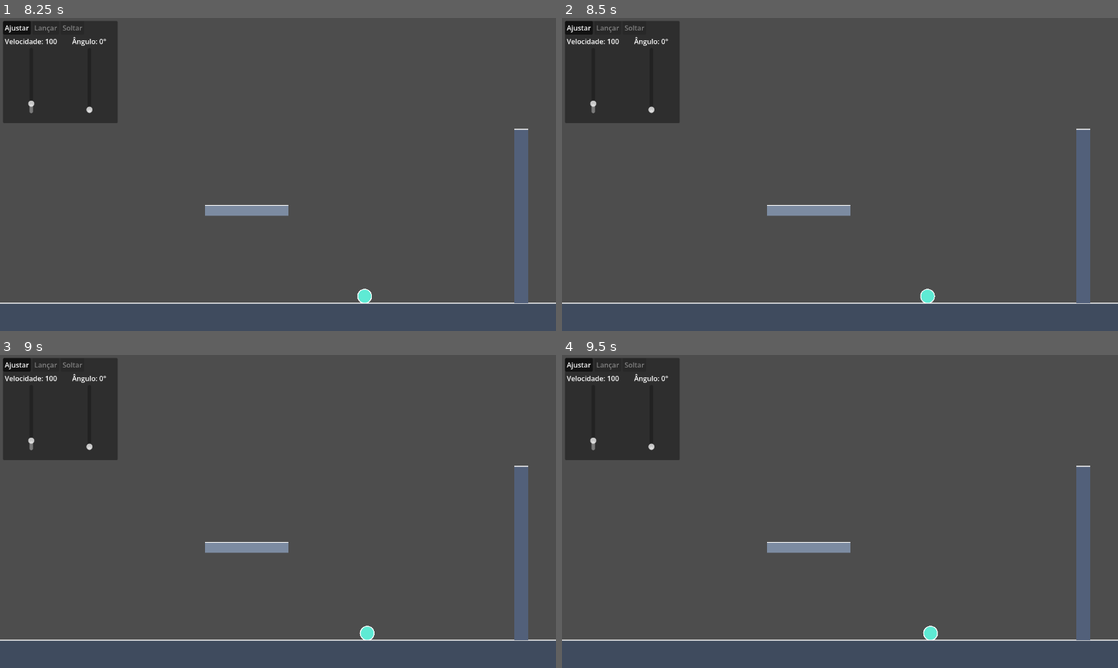
Above: before the commit, frames 1-4 (two rows, left to right).
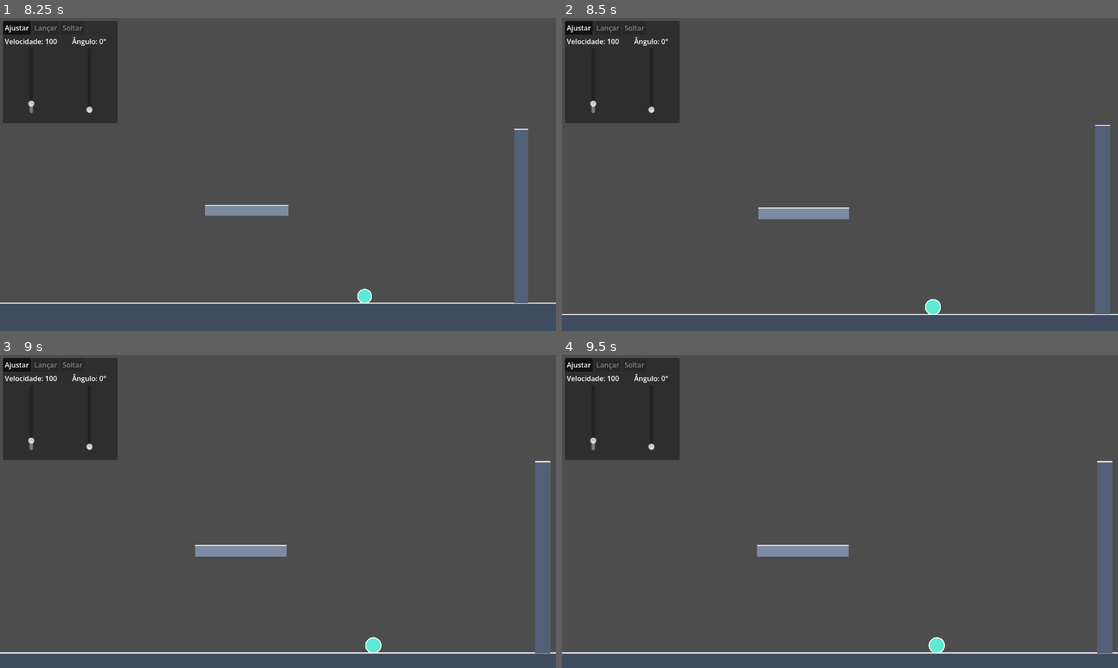
Above: after the commit, the same moments.

Repository: Px1906/Kinema
Game: Godot game, scene res://scenes/levels/surfaces_test.tscn
Two runs of this game, one before a commit and one after it. Both use one fixed random seed, a clock stepped at 60 frames per second and the inputs below.
Inputs (mouse positions are in pixels of both pictures, inside the frame that each line leads up to):
- Up to frame 1 (8.25 s): click "Ajustar" at 0.5 s; click "Lançar" at 1.25 s; click "Ajustar" at 2 s; click "Ajustar" at 2.75 s; drag from (250, 171) to (455, 171) at 3.52 s; drag from (166, 190) to (455, 171) at 4.27 s; move the mouse to (333, 105) at 5.02 s; hold Mouse wheel down (zoom_out, bound only after the commit) 5.03-5.75 s; click (333, 105) at 5.17 s; right-click (333, 105) at 5.3 s; drag from (250, 237) to (111, 127) at 5.77 s; tap Enter at 6.5 s; move the mouse to (444, 221) at 6.52 s; hold Right mouse button (camera_pan, bound only after the commit) 6.53-7.25 s; click (444, 221) at 6.67 s; tap Mouse wheel down (zoom_out, bound only after the commit) at 6.8 s; drag from (111, 127) to (455, 171) at 7.27 s; tap Space (launch) at 8 s; move the mouse to (305, 174) at 8.02 s; hold Mouse wheel down (zoom_out, bound only after the commit) from 8.03 s (still down); click (305, 174) at 8.17 s
- Up to frame 2 (8.5 s): keep holding Mouse wheel down (zoom_out, bound only after the commit); tap Mouse wheel up (zoom_in, bound only after the commit) at 8.3 s
- Up to frame 3 (9 s): release Mouse wheel down (zoom_out, bound only after the commit) at 8.75 s; drag from (194, 433) to (166, 527) at 8.77 s
- Up to frame 4 (9.5 s): no input

Frame 1 is identical in both runs. In frame 2, 4.5% of the frame differs, in the area x 0-100%, y 34-95%; in frame 3, 4.8%; in frame 4, 4.8%, in the area x 0-100%, y 33-96%.

Commit message:
feat(camera): controlar zoom com a roda do mouse e arrastar com o botão direito
- Zoom suave com limites; centrado na bola ao segui-la e no cursor com a
  câmera solta. O zoom mínimo se ajusta para não mostrar fora da fase.
- Arrastar com o botão direito solta a câmera da bola, limitada ao level_bounds.
- A câmera volta a seguir a bola ao lançar (follow_target) e no reset.
- Ações zoom_in, zoom_out e camera_pan no InputMap.

Co-Authored-By: Claude Opus 5.5 <noreply@anthropic.com>

Diff:
--- a/project.godot
+++ b/project.godot
@@ -35,3 +35,18 @@
 "events": [Object(InputEventKey,"resource_local_to_scene":false,"resource_name":"","device":-1,"window_id":0,"alt_press …(191 unchanged characters)…
 ]
 }
+zoom_in={
+"deadzone": 0.5,
+"events": [Object(InputEventMouseButton,"resource_local_to_scene":false,"resource_name":"","device":-1,"window_id":0,"alt_pressed":false,"shift_pressed":false,"ctrl_pressed":false,"meta_pressed":false,"button_mask":0,"position":Vector2(0, 0),"global_position":Vector2(0, 0),"factor":1.0,"button_index":4,"canceled":false,"pressed":false,"double_click":false,"script":null)
+]
+}
+zoom_out={
+"deadzone": 0.5,
+"events": [Object(InputEventMouseButton,"resource_local_to_scene":false,"resource_name":"","device":-1,"window_id":0,"alt_pressed":false,"shift_pressed":false,"ctrl_pressed":false,"meta_pressed":false,"button_mask":0,"position":Vector2(0, 0),"global_position":Vector2(0, 0),"factor":1.0,"button_index":5,"canceled":false,"pressed":false,"double_click":false,"script":null)
+]
+}
+camera_pan={
+"deadzone": 0.5,
+"events": [Object(InputEventMouseButton,"resource_local_to_scene":false,"resource_name":"","device":-1,"window_id":0,"alt_pressed":false,"shift_pressed":false,"ctrl_pressed":false,"meta_pressed":false,"button_mask":0,"position":Vector2(0, 0),"global_position":Vector2(0, 0),"factor":1.0,"button_index":2,"canceled":false,"pressed":false,"double_click":false,"script":null)
+]
+}
--- a/scripts/gameplay/follow_camera.gd
+++ b/scripts/gameplay/follow_camera.gd
@@ -5,12 +5,33 @@
 ## Roda no passo de física, junto com o Player (RigidBody2D), para não tremer.
 ## Quem teleporta o alvo (ex.: reset da tentativa) chama snap_to_target() para a câmera
 ## pular junto em vez de deslizar. Os limites vêm do LevelController (level_bounds).
+##
+## O jogador controla a câmera com as ações do InputMap:
+## - "zoom_in" / "zoom_out" (roda do mouse): zoom. Seguindo o alvo, o zoom é centrado
+##   nele; com a câmera solta, o ponto sob o mouse fica parado.
+## - "camera_pan" (botão direito): arrastar solta a câmera do alvo. Ela volta a seguir
+##   quando alguém chama follow_target() (ex.: ao lançar) ou snap_to_target().
 
 @export var target: Node2D
+
+@export_category("Zoom")
+@export_range(0.1, 1.0, 0.05) var min_zoom: float = 0.5
+@export_range(1.0, 8.0, 0.1) var max_zoom: float = 3.0
+## Quanto cada passo da roda multiplica (ou divide) o zoom.
+@export_range(1.01, 2.0, 0.01) var zoom_step: float = 1.1
+## Velocidade da animação do zoom (maior = mais rápido). 0 aplica o zoom na hora.
+@export_range(0.0, 30.0, 0.5) var zoom_smoothing: float = 12.0
+
+var _following := true
+var _panning := false
+var _target_zoom := 1.0
+var _zoom_anchor := Vector2.ZERO
 
 
 func _ready() -> void:
 	process_callback = Camera2D.CAMERA2D_PROCESS_PHYSICS
+	_target_zoom = clampf(zoom.x, min_zoom, max_zoom)
+	zoom = Vector2.ONE * _target_zoom
 	if not is_instance_valid(target):
 		push_warning("FollowCamera: assign the 'Target' property in the Inspector.")
 		set_physics_process(false)
@@ -24,13 +45,117 @@
 		set_physics_process(false)
 		return
 
-	global_position = target.global_position
+	if _following:
+		global_position = target.global_position
 
 
-## Move a câmera direto para o alvo, sem a suavização.
+func _process(delta: float) -> void:
+	var current_zoom := zoom.x
+	if is_equal_approx(current_zoom, _target_zoom):
+		return
+
+	var next_zoom := _target_zoom
+	if zoom_smoothing > 0.0:
+		next_zoom = lerpf(current_zoom, _target_zoom, 1.0 - exp(-zoom_smoothing * delta))
+		if absf(next_zoom - _target_zoom) < 0.001:
+			next_zoom = _target_zoom
+
+	_apply_zoom(current_zoom, next_zoom)
+
+
+## Só começa zoom e pan com eventos que a UI não consumiu (ex.: roda sobre um slider).
+func _unhandled_input(event: InputEvent) -> void:
+	if event.is_action_pressed("zoom_in"):
+		_request_zoom(zoom_step, event)
+	elif event.is_action_pressed("zoom_out"):
+		_request_zoom(1.0 / zoom_step, event)
+	elif event.is_action_pressed("camera_pan"):
+		_start_pan()
+	else:
+		return
+
+	get_viewport().set_input_as_handled()
+
+
+## Durante o arrasto o movimento é lido em _input, para não travar quando o mouse
+## passa por cima da UI.
+func _input(event: InputEvent) -> void:
+	if not _panning:
+		return
+
+	if event.is_action_released("camera_pan"):
+		_panning = false
+	elif event is InputEventMouseMotion:
+		var motion := event as InputEventMouseMotion
+		global_position = _clamp_to_limits(global_position - motion.relative / zoom.x)
+		reset_smoothing()
+
+
+## Volta a seguir o alvo, deslizando até ele com a suavização.
+func follow_target() -> void:
+	_following = true
+	_panning = false
+
+
+## Volta a seguir o alvo e move a câmera direto para ele, sem a suavização.
 func snap_to_target() -> void:
+	follow_target()
 	if not is_instance_valid(target):
 		return
 
 	global_position = target.global_position
 	reset_smoothing()
+
+
+## Solta a câmera do alvo a partir do que está na tela agora (com suavização e limites).
+func _start_pan() -> void:
+	_panning = true
+	_following = false
+	global_position = get_screen_center_position()
+	reset_smoothing()
+
+
+func _request_zoom(factor: float, event: InputEvent) -> void:
+	var mouse_event := event as InputEventMouse
+	_zoom_anchor = (mouse_event.position if mouse_event != null else get_viewport_rect().size / 2.0)
+	_target_zoom = clampf(_target_zoom * factor, _get_min_zoom(), max_zoom)
+
+
+func _apply_zoom(old_zoom: float, new_zoom: float) -> void:
+	if not _following:
+		# Ponto do mundo sob o mouse = centro + (mouse - meio da tela) / zoom.
+		# Desloca a câmera para que esse ponto continue sob o mouse com o novo zoom.
+		var from_center := _zoom_anchor - get_viewport_rect().size / 2.0
+		global_position += from_center / old_zoom - from_center / new_zoom
+
+	zoom = Vector2.ONE * new_zoom
+	if not _following:
+		global_position = _clamp_to_limits(global_position)
+		reset_smoothing()
+
+
+## Menor zoom em que a tela ainda cabe dentro dos limites (não mostra fora da fase).
+func _get_min_zoom() -> float:
+	var screen_size := get_viewport_rect().size
+	var limits_size := Vector2(limit_right - limit_left, limit_bottom - limit_top)
+	var fit_zoom := maxf(screen_size.x / limits_size.x, screen_size.y / limits_size.y)
+	return clampf(maxf(min_zoom, fit_zoom), min_zoom, max_zoom)
+
+
+## Mantém o centro da câmera onde os limites deixam ela ir, para o arrasto não
+## "acumular" fora da fase e depois parecer travado na volta.
+func _clamp_to_limits(center: Vector2) -> Vector2:
+	var half_view := get_viewport_rect().size / (2.0 * zoom.x)
+	var min_center := Vector2(limit_left, limit_top) + half_view
+	var max_center := Vector2(limit_right, limit_bottom) - half_view
+	return Vector2(
+		_clamp_axis(center.x, min_center.x, max_center.x),
+		_clamp_axis(center.y, min_center.y, max_center.y)
+	)
+
+
+func _clamp_axis(value: float, min_value: float, max_value: float) -> float:
+	if min_value > max_value:
+		return (min_value + max_value) / 2.0
+
+	return clampf(value, min_value, max_value)
--- a/scripts/levels/level_controller.gd
+++ b/scripts/levels/level_controller.gd
@@ -54,6 +54,8 @@
 
 
 func _on_player_launched(_velocity: Vector2) -> void:
+	if camera != null:
+		camera.follow_target()
 	_attempt_active = true
 	_attempt_finished = false
 
